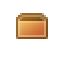
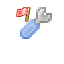
Revision of a layered 64 × 64 image; what changed, layer by layer:
added layer "wrench" above "box" over box(20, 7, 52, 39)
hid "box" over box(16, 13, 48, 39)
showed "flag_red" over box(16, 7, 31, 22)
